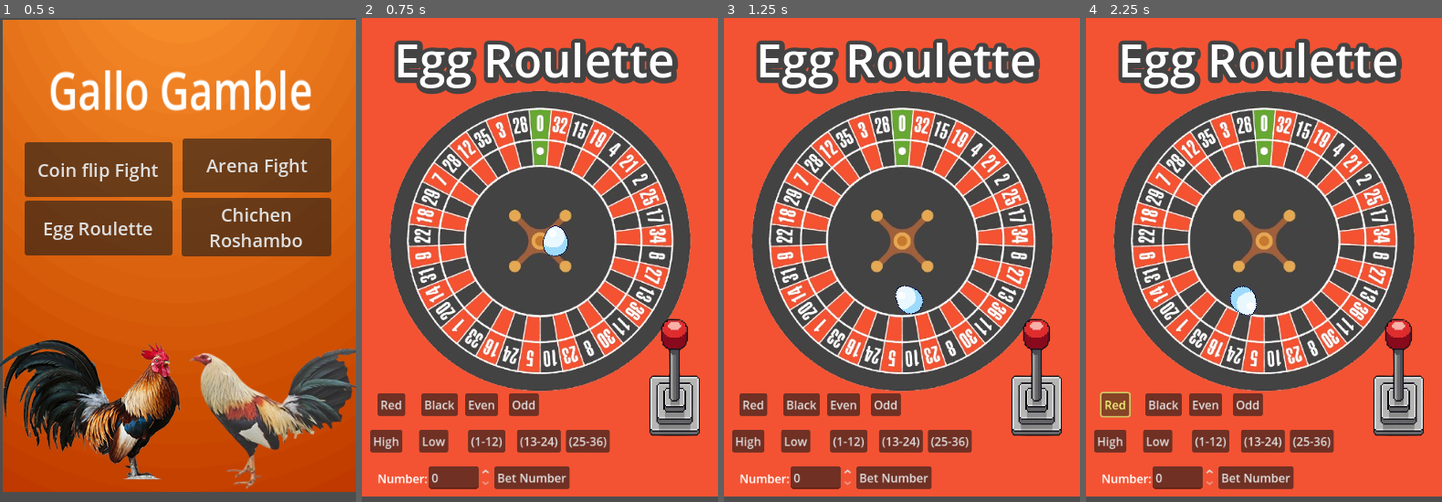
Above: before the commit, frames 1-4 (left to right).
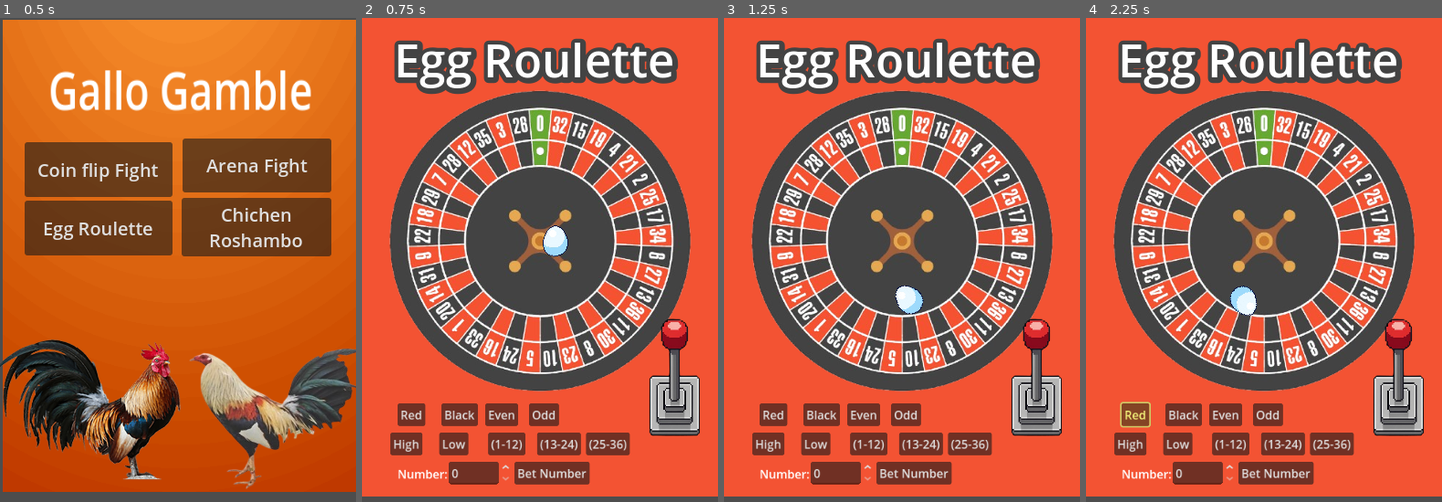
Above: after the commit, the same moments.

Repository: jose-valentin/GalloGamble
Game: Godot game, scene res://scene/MainScene.tscn
Two runs of this game, one before a commit and one after it. Both use one fixed random seed, a clock stepped at 60 frames per second and the inputs below.
Inputs (mouse positions are in pixels of both pictures, inside the frame that each line leads up to; where the layout moved, square brackets give the same spot in the first picture):
- Up to frame 1 (0.5 s): no input
- Up to frame 2 (0.75 s): click "Egg Roulette" at 0.5 s
- Up to frame 3 (1.25 s): no input
- Up to frame 4 (2.25 s): click (1118, 400) [1096, 390] at 1.25 s; click "Red" at 2 s

Frame 1 is identical in both runs. In frame 2, 7.2% of the frame differs, in the area x 2-76%, y 77-98%; in frame 3, 7.2%; in frame 4, 7.3%.

Commit message:
Roullette push
Big update

Diff:
--- a/scene/eggRoulette.tscn
+++ b/scene/eggRoulette.tscn
@@ -424,10 +424,10 @@
 label_settings = SubResource("LabelSettings_nldu6")
 
 [node name="betPanel" type="Button" parent="."]
-offset_left = 9.0
-offset_top = 403.0
-offset_right = 17.0
-offset_bottom = 411.0
+offset_left = 31.0
+offset_top = 414.0
+offset_right = 39.0
+offset_bottom = 422.0
 scale = Vector2(0.8, 0.8)
 flat = true
 
--- a/scripts/roulette.gd
+++ b/scripts/roulette.gd
@@ -201,7 +201,7 @@
 		betting_panel.add_child(btn)
 
 	# Row 2: High / Low / Dozen1 / Dozen2 / Dozen3
-	y_offset += 50
+	y_offset += 40
 	var advanced_bet_types = ["High", "Low", "(1-12)", "(13-24)", "(25-36)"]
 	for i in range(advanced_bet_types.size()):
 		var btn = Button.new()
@@ -211,7 +211,7 @@
 		betting_panel.add_child(btn)
 
 	# Row 3: Single Number SpinBox + Place Number Bet Button
-	y_offset += 50
+	y_offset += 40
 	var number_label = Label.new()
 	number_label.text = "Number:"
 	number_label.position = Vector2(10, y_offset + 5)
